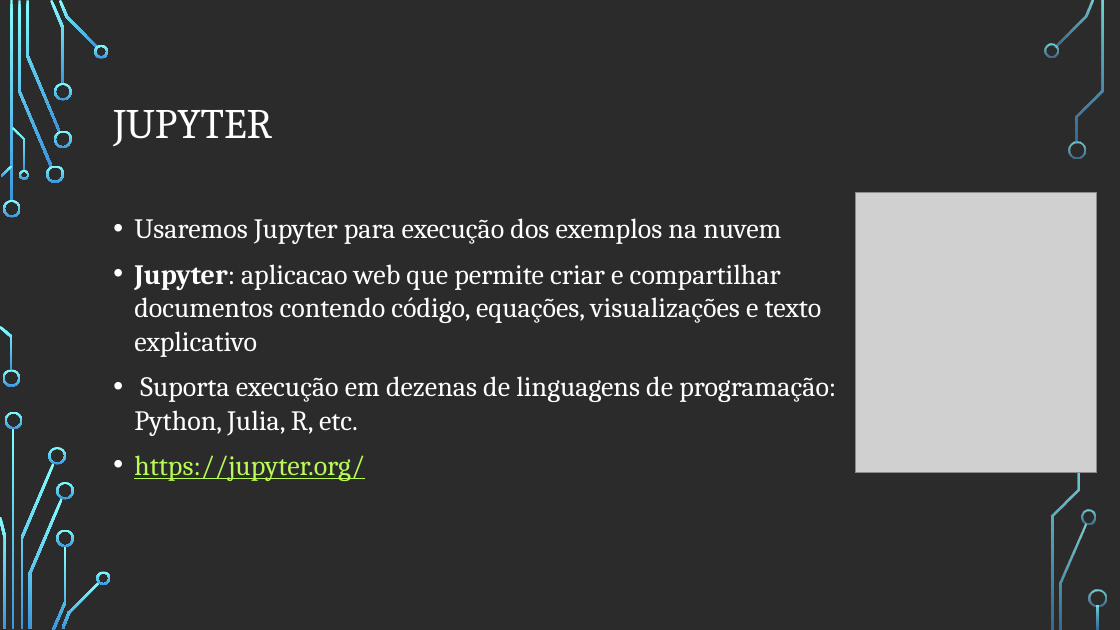
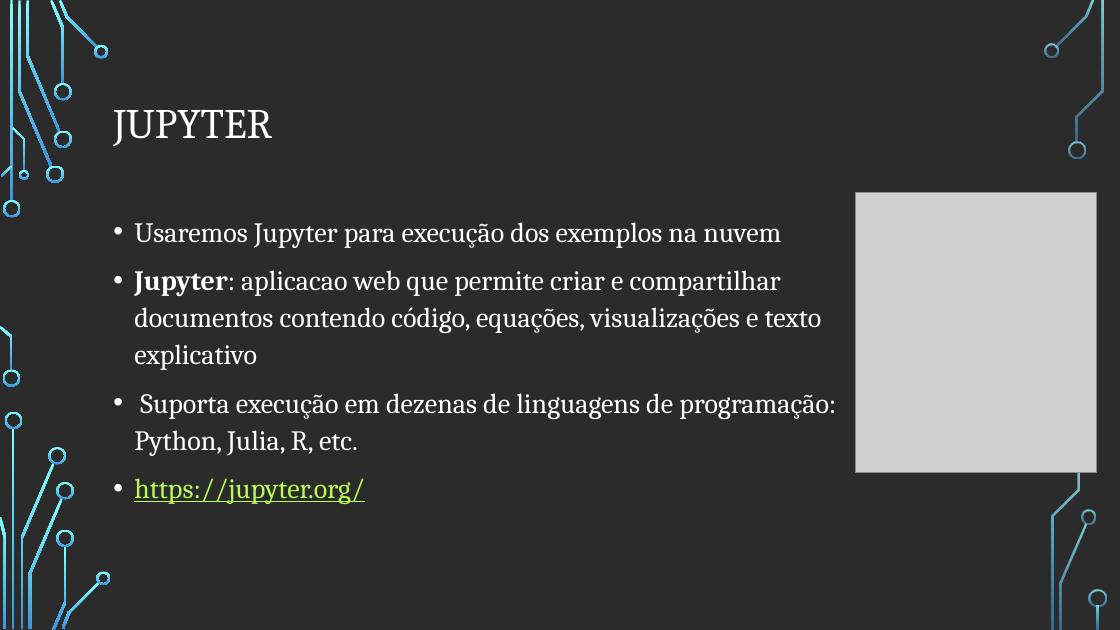
Before and after one commit to zz4fap/python-programming, a slide deck: slide 8 of figures/C126_figures.pptx. Drawn at 1120x630 pixels with LibreOffice and Linux fonts; fonts in the diff are those of the drawing; grey boxes stand for pictures; background and template pictures are left out; a plain dark background stands for a picture behind light text. Boxes give left, top, right and bottom in pixels: in the first picture for what was removed or moved away, otherwise in the second. Text is boxed around its words. In the diff, an @@ line names an element or a change of style, - is before the commit and + after.

```diff
--- a/figures/C126_figures.pptx
+++ b/figures/C126_figures.pptx
@@ text "Usaremos Jupyter para execução dos ..." at [134, 222, 836, 504]: line spacing 1 to 1.1 @@
```
Also in this commit, not shown: 1 slide added, 4 other files.
